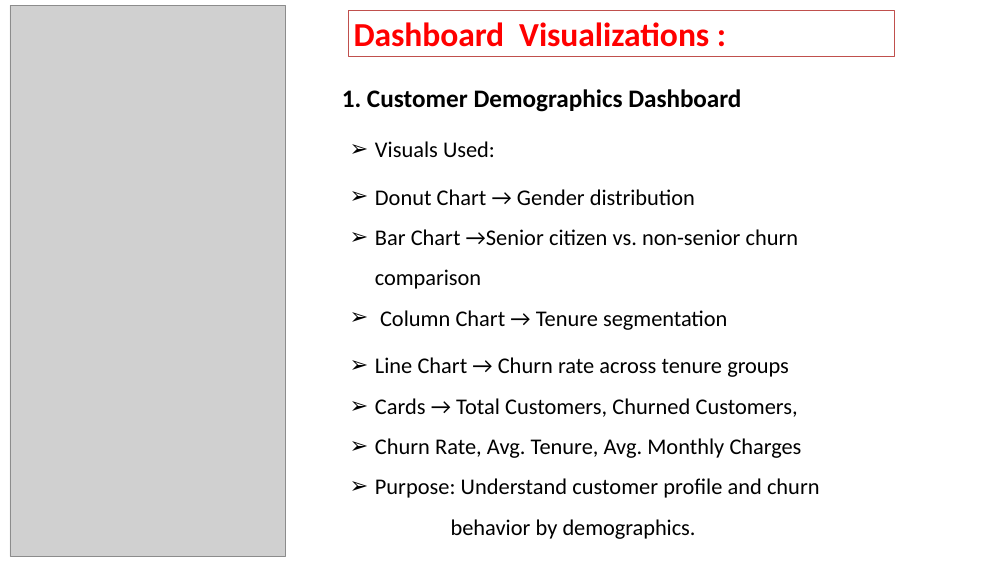
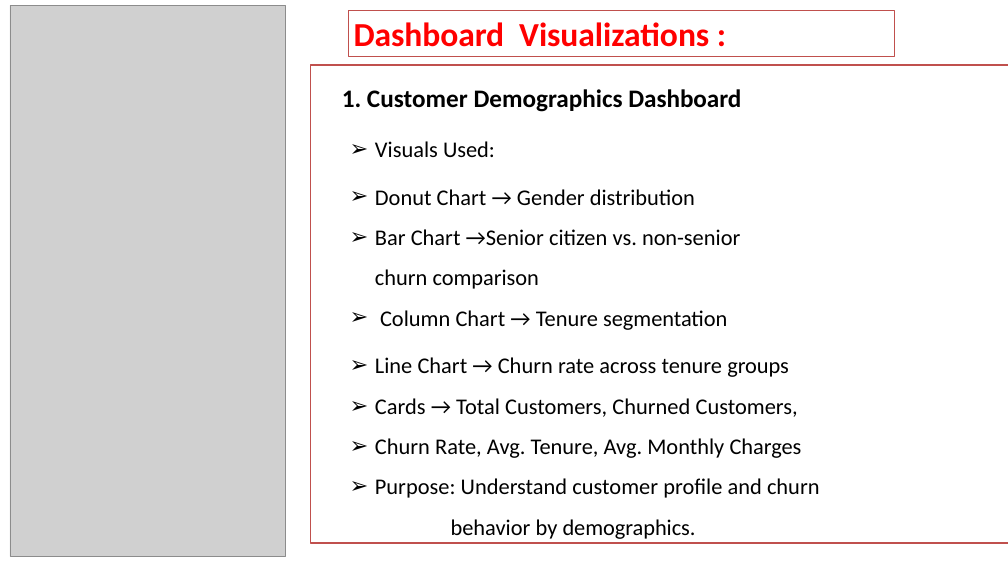
Before and after one commit to yuvaraju0200/telecom-customer-churn-analysis, a slide deck: slide 7 of Red and Green Modern Customer Support Presentation (1).pptx. Drawn at 1008x567 pixels with LibreOffice and Linux fonts; fonts in the diff are those of the drawing; grey boxes stand for pictures. Boxes give left, top, right and bottom in pixels: in the first picture for what was removed or moved away, otherwise in the second. Text is boxed around its words. In the diff, an @@ line names an element or a change of style, - is before the commit and + after.

```diff
--- a/Red and Green Modern Customer Support Presentation (1).pptx
+++ b/Red and Green Modern Customer Support Presentation (1).pptx
@@ rectangle "1. Customer Demographics Dashboard": place and size @@
-rectangle "1. Customer Demographics Dashboard" at bbox=[342, 89, 820, 539]
+rectangle "1. Customer Demographics Dashboard" at bbox=[311, 65, 1008, 543]
@@ rectangle "1. Customer Demographics Dashboard" at bbox=[311, 65, 1008, 543]: fill none to #FFFFFF; outline none to #C0504D 2 pt @@
```
Also in this commit, not shown: 8 other slides changed, 4 slides added, 5 slides removed.
